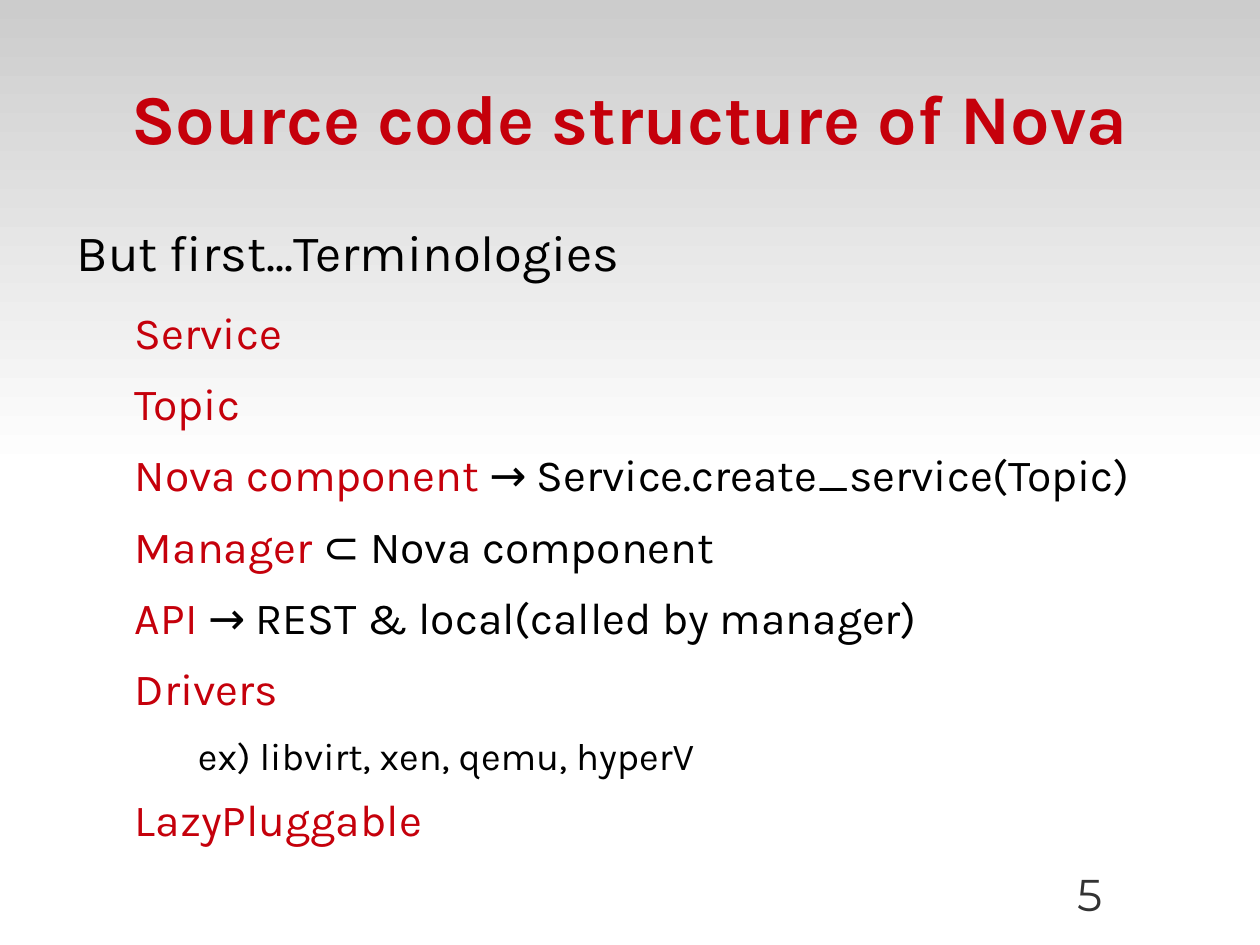
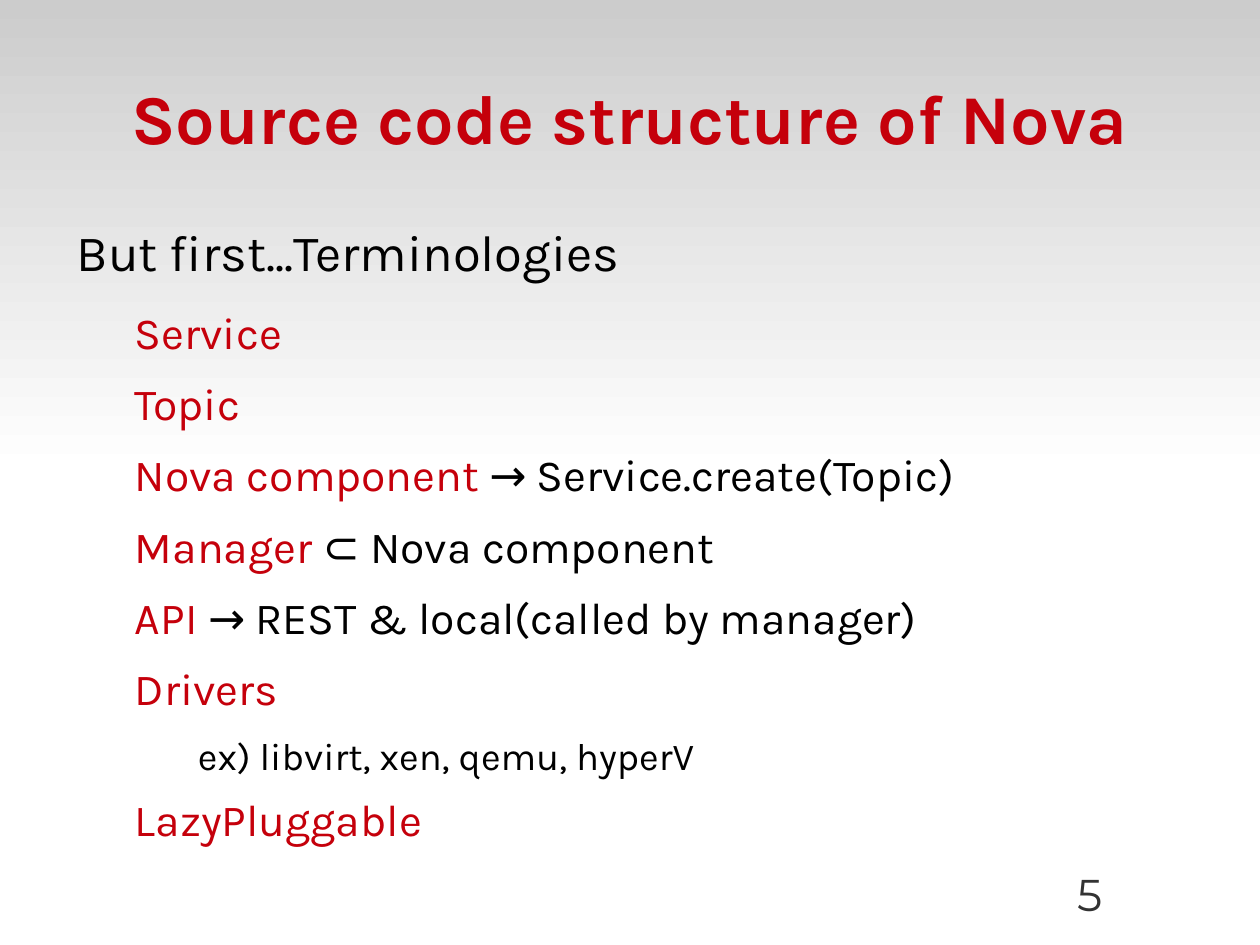
Before and after one commit to zyluo/talk-COSUG-2012, a slide deck: slide 5 of COSUG-2012.odp. Drawn at 1260x945 pixels with LibreOffice and Linux fonts; fonts in the diff are those of the drawing; background and template pictures are left out. Boxes give left, top, right and bottom in pixels: in the first picture for what was removed or moved away, otherwise in the second. Text is boxed around its words. In the diff, an @@ line names an element or a change of style, - is before the commit and + after.

```diff
--- a/COSUG-2012.odp
+++ b/COSUG-2012.odp
@@ text at bbox=[135, 459, 954, 502]: text changed @@
-  Nova component → Service.create_service(Topic)
+  Nova component → Service.create(Topic)
```
Also in this commit, not shown: 3 other slides changed.
